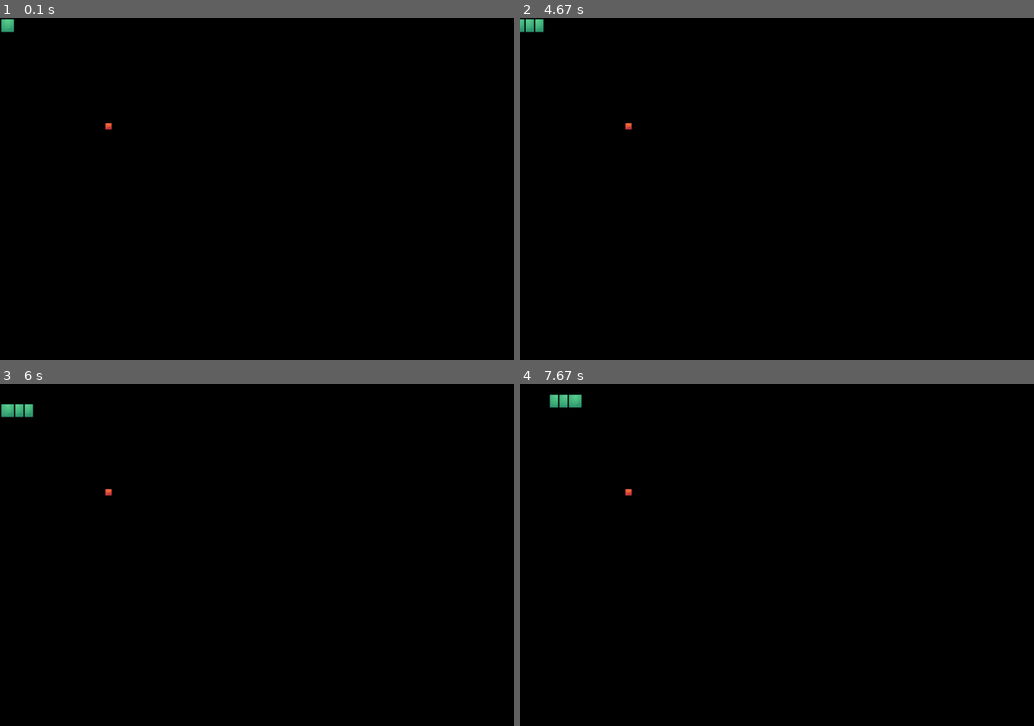
Above: before the commit, frames 1-4 (two rows, left to right).
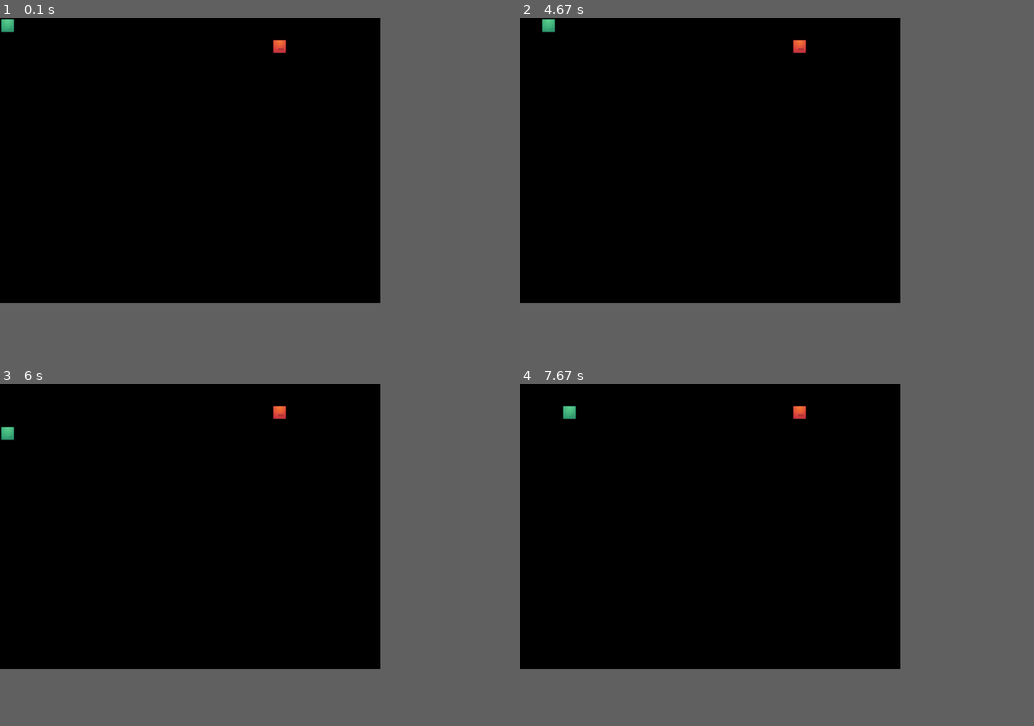
Above: after the commit, the same moments.

Repository: allanmc0913/Project-4-Pygame
Game: pygame game, started from main.py
Same seed, same stepped clock (60 frames per second), same inputs: the game is played once before the commit and once after it.
Inputs:
- Up to frame 1 (0.1 s): no input
- Up to frame 2 (4.67 s): hold Right 0.33-0.8 s; hold Up 0.83-1.3 s; hold Esc 1.83-2.37 s; hold Left 1.83-2.37 s; hold Down 2.97-3.27 s; hold Right from 4.13 s (still down)
- Up to frame 3 (6 s): release Right at 4.77 s; hold Down 4.8-5.17 s; hold Left 5.2-5.67 s; hold Right from 5.7 s (still down)
- Up to frame 4 (7.67 s): release Right at 6.17 s; hold Up 6.2-6.5 s; hold Right 6.53-7 s; hold Left 7.03-7.57 s; hold Down from 7.6 s (still down)
In our replay, the window is 900x600 before the commit and 666x500 after it. These sizes can differ from the game's own. Grey fills any space a smaller window leaves; there, only what the larger window draws over its background counts as a difference.

The runs differ from the first frame. In frame 1, 0.1% of the frame differs, in the area x 20-56%, y 6-33%; in frame 2, 0.4%; in frame 3, 0.5%, in the area x 0-56%, y 5-33%; in frame 4, 0.5%.

Commit message:
added in slurping songs, finished some bugs, pretty much done with core

Diff:
--- a/main.py
+++ b/main.py
@@ -7,47 +7,50 @@
 import pygame
 import sys
 import time
-import random
+from random import randint
 
 from pygame.locals import *
 #initialize all pygame modules
 pygame.init()
+#referenced (https://www.youtube.com/watch?v=8sCQQlqeOKY) for help with sounds/music
 pygame.mixer.music.load("sail.wav")
+eat_sound = pygame.mixer.Sound("eating.wav")
+
 class Snake:
     #how large each step is
-	FPS = 20
-	x_pos = list()
-	y_pos = list()
+	FPS = 44
+	x = [0]
+	y = [0]
 	direction = 0
 	length = 0
-	updateCountMax = 3
+	updateCountMax = 2
 	updateCount = 0
 
 	def __init__(self, length):
 		self.length = length
-		for i in range(0, length):
-			self.x_pos.append(0)
-			self.y_pos.append(0)
-			#000
-			#000
+		for i in range(0, 2000):
+			self.x.append(-100)
+			self.y.append(-100)
+		self.x[1] = 44
+		self.x[2] = 88
 
 	def update(self):
 		self.updateCount += 1
 		if self.updateCount > self.updateCountMax:
 			#update positions of snake parts that aren't the head
 			for i in range(self.length - 1, 0, -1):
-				self.x_pos[i] = self.x_pos[i-1]
-				self.y_pos[i] = self.y_pos[i-1]
+				self.x[i] = self.x[i-1]
+				self.y[i] = self.y[i-1]
 
 			#update the snake's head position
 			if self.direction == 0:
-				self.x_pos[0] = self.x_pos[0] + self.FPS
+				self.x[0] = self.x[0] + self.FPS
 			if self.direction == 1:
-				self.x_pos[0] = self.x_pos[0] - self.FPS
+				self.x[0] = self.x[0] - self.FPS
 			if self.direction == 2:
-				self.y_pos[0] = self.y_pos[0] - self.FPS
+				self.y[0] = self.y[0] - self.FPS
 			if self.direction == 3:
-				self.y_pos[0] = self.y_pos[0] + self.FPS
+				self.y[0] = self.y[0] + self.FPS
 			self.updateCount = 0
 
 	def goright(self):
@@ -60,23 +63,32 @@
 		self.direction = 3
 	def draw(self, screen, image):
 		for i in range(0, self.length):
-			screen.blit(image, (self.x_pos[i], self.y_pos[i]))
+			screen.blit(image, (self.x[i], self.y[i]))
 class Enemy:
-	x_pos = 0
-	y_pos = 0
+	x = 0
+	y = 0
 	FPS = 44
-	def __init__(self, x_pos, y_pos):
-		self.x_pos = x_pos * self.FPS
-		self.y_pos = y_pos * self.FPS
+	def __init__(self, x, y):
+		self.x = x * self.FPS
+		self.y = y * self.FPS
 	def draw (self, screen, image):
-		screen.blit(image, (self.x_pos, self.y_pos))
+		screen.blit(image, (self.x, self.y))
 
+class Collision:
+	def collide(self,x1,y1,x2,y2,blocksize):
+		if x1 >= x2:
+			if x1 <= x2 + blocksize:
+				if y1 >= y2:
+					if y1 <= y2 + blocksize:
+						return True
+
+		return False
 class Game:
 	pygame.mixer.music.play(-1)
 	enemy = 0
 	snake = 0
-	SCREEN_WIDTH = 1080
-	SCREEN_HEIGHT = 720
+	SCREEN_WIDTH = 800
+	SCREEN_HEIGHT = 600
 
 	#class has default constructor or initializer
 	def __init__(self):
@@ -84,10 +96,9 @@
 		self.screen = None
 		self.imgsurf = None
 		self.enemysurf = None
-		self.enemy = Enemy (5,5)
-		self.snake = Snake(3)
-
-
+		self.collision = Collision()
+		self.enemy = Enemy((randint(1,15)), (randint(1,15)))
+		self.snake = Snake(1)
 
 	def display(self):
 		self.screen = pygame.display.set_mode((self.SCREEN_WIDTH, self.SCREEN_HEIGHT))
@@ -106,6 +117,20 @@
 
 	def snakepartsupdate(self):
 		self.snake.update()
+		for i in range(0, self.snake.length):
+			if self.collision.collide(self.enemy.x, self.enemy.y, self.snake.x[i], self.snake.y[i], 44):
+				self.enemy.x = randint(2, 700)
+				self.enemy.y = randint(2, 600)
+				self.snake.length = self.snake.length + 1
+				#during collision, play slurping sound
+				pygame.mixer.Sound.play(eat_sound)
+		for i in range(2, self.snake.length):
+			if self.collision.collide(self.snake.x[0], self.snake.y[0], self.snake.x[i], self.snake.y[i], 40):
+				print ("You lost! You collided")
+				pygame.mixer.music.stop()
+				exit(0)
+	def on_cleanup(self):
+		pygame.quit()
 	def oncommand(self):
 		if self.display() == False:
 			self.running = False
@@ -135,6 +160,7 @@
 			self.display()
 			#delay the snake
 			time.sleep(0.05);
+		self.on_cleanup()
 
 if __name__ == '__main__':
 	Game = Game()
Binary file changed: enemy.bmp
Not shown, added: eating.wav
